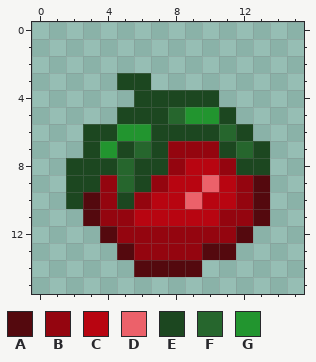
One commit to this pixel-art sprite: src/assets/peaceandcube/textures/event/festin_estival/tomate.png. The picture above was drawn from the file before the commit.
The file is 16x16 pixels.
Palette (. is transparent): A #54090e  B #94050f  C #b80511  D #ec616a  E #1c4720  F #26662d  G #22952f
Pixels before, first column x 2:
 3 ...EE.......
 4 ....EEEEE...
 5 ...EEEFGGE..
 6 .EEGGEEEEFE.
 7 .EGEFEBBBEFE
 8 EEEFEEBCCBEE
 9 EEBFEBCCDCBA
10 EABEBCCDCCBA
11 .ABBCCCCCBBA
12 ..ABBBBBBBA.
13 ...ABBBBAA..
14 ....AAAA....
The result:
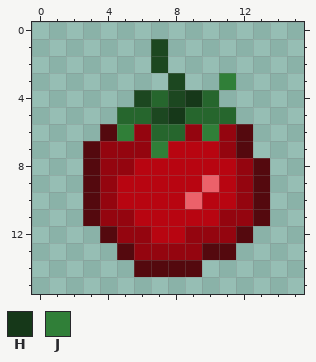
Colours new in this view: H #163819  J #307f38
Diff:
y 1..2: x 7 . -> E
y 3: x 5..6 EE -> ..; x 8 . -> E; x 11 . -> J
y 4: x 7 E -> F; x 9..10 EE -> HF
y 5: x 5..6 EE -> FF; x 8..11 FGGE -> HFFF
y 6: x 3..12 EEGGEEEEFE -> .AJBFFBJBA
y 7: x 3..13 EGEFEBBBEFE -> ABBBJCCCBA.
y 8: x 2..8 EEEFEEB -> .ABBCCC; x 11..13 BEE -> CBA
y 9: x 2..3 EE -> .A; x 5..7 FEB -> CCC
y 10: x 2 E -> .; x 5..6 EB -> CC
y 12: x 7..8 BB -> CC
